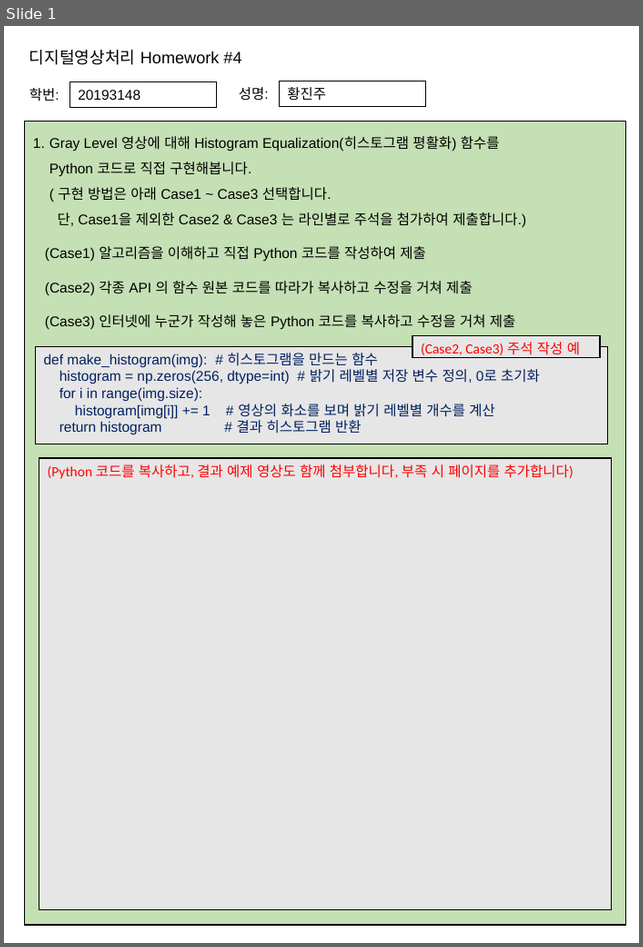
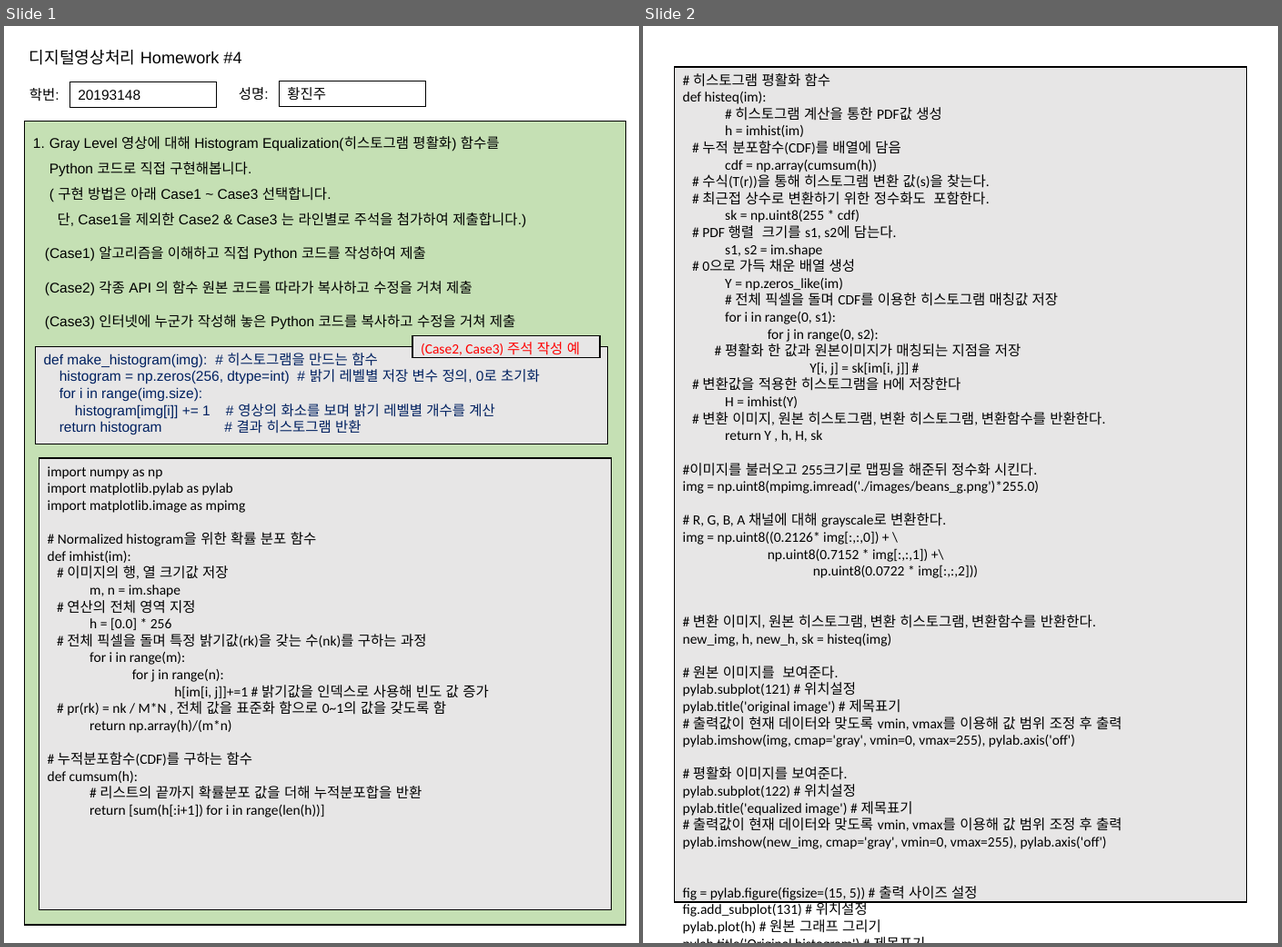
Before and after one commit to oMFDOo/School_3.1, a slide deck: 디지털 영상처리/디지털영상처리(Homework#04).pptx. Shown side by side, each under a label of ours: slide 1 before the commit, slides 1 and 2 after it. The pictures are 643x947 and 1282x947 pixels, drawn with LibreOffice and Linux fonts; fonts in the diff are those of the drawing. Boxes give left, top, right and bottom in pixels: in the first picture for what was removed or moved away, otherwise in the second. Text is boxed around its words. In the diff, an @@ line names an element or a change of style, - is before the commit and + after.

```diff
--- a/디지털 영상처리/디지털영상처리(Homework#04).pptx
+++ b/디지털 영상처리/디지털영상처리(Homework#04).pptx
@@ slide 2 added at (643,26,1278,943), background #FFFFFF @@
@@ rectangle added at (674,67,1247,902), fill #E7E6E6, outline #000000 1 pt, 12 pt, text #000000 @@
+# 히스토그램 평활화 함수
+def histeq(im):
+# 히스토그램 계산을 통한 PDF값 생성
+h = imhist(im)
+# 누적 분포함수(CDF)를 배열에 담음
+cdf = np.array(cumsum(h))
+# 수식(T(r))을 통해 히스토그램 변환 값(s)을 찾는다.
+# 최근접 상수로 변환하기 위한 정수화도 포함한다.
+sk = np.uint8(255 * cdf)
+# PDF 행렬 크기를 s1, s2에 담는다.
+s1, s2 = im.shape
+# 0으로 가득 채운 배열 생성
+Y = np.zeros_like(im)
+# 전체 픽셀을 돌며 CDF를 이용한 히스토그램 매칭값 저장
+for i in range(0, s1):
+for j in range(0, s2):
+# 평활화 한 값과 원본이미지가 매칭되는 지점을 저장
+Y[i, j] = sk[im[i, j]] #
+# 변환값을 적용한 히스토그램을 H에 저장한다
+H = imhist(Y)
+# 변환 이미지, 원본 히스토그램, 변환 히스토그램, 변환함수를 반환한다.
+return Y , h, H, sk
+#이미지를 불러오고 255크기로 맵핑을 해준뒤 정수화 시킨다.
+img = np.uint8(mpimg.imread('./images/beans_g.png')*255.0)
+# R, G, B, A 채널에 대해 grayscale로 변환한다.
+img = np.uint8((0.2126* img[:,:,0]) + \
+np.uint8(0.7152 * img[:,:,1]) +\
+np.uint8(0.0722 * img[:,:,2]))
+# 변환 이미지, 원본 히스토그램, 변환 히스토그램, 변환함수를 반환한다.
+new_img, h, new_h, sk = histeq(img)
+# 원본 이미지를 보여준다.
+pylab.subplot(121) # 위치설정
+pylab.title('original image') # 제목표기
+# 출력값이 현재 데이터와 맞도록 vmin, vmax를 이용해 값 범위 조정 후 출력
+pylab.imshow(img, cmap='gray', vmin=0, vmax=255), pylab.axis('off')
+# 평활화 이미지를 보여준다.
+pylab.subplot(122) # 위치설정
+pylab.title('equalized image') # 제목표기
+# 출력값이 현재 데이터와 맞도록 vmin, vmax를 이용해 값 범위 조정 후 출력
+pylab.imshow(new_img, cmap='gray', vmin=0, vmax=255), pylab.axis('off')
+fig = pylab.figure(figsize=(15, 5)) # 출력 사이즈 설정
+fig.add_subplot(131) # 위치설정
+pylab.plot(h) # 원본 그래프 그리기
+pylab.title('Original histogram') # 제목표기
+fig.add_subplot(132) # 위치설정
+pylab.plot(new_h) # 평활화 그래프 그리기
+pylab.title('New histogram') # 제목표기
+fig.add_subplot(133) # 위치설정
+pylab.plot(sk) # CDF 그래프 그리기
+pylab.title('Transfer function') # 제목표기
+pylab.show() # 그리기
@@ slide 1 changed as well @@
@@ text in rectangle at (48,466,489,818): text changed; text colour #FF0000 to #000000 @@
-(Python 코드를 복사하고, 결과 예제 영상도 함께 첨부합니다, 부족 시 페이지를 추가합니다)
+import numpy as np
+import matplotlib.pylab as pylab
+import matplotlib.image as mpimg
+# Normalized histogram을 위한 확률 분포 함수
+def imhist(im):
+# 이미지의 행, 열 크기값 저장
+m, n = im.shape
+# 연산의 전체 영역 지정
+h = [0.0] * 256
+# 전체 픽셀을 돌며 특정 밝기값(rk)을 갖는 수(nk)를 구하는 과정
+for i in range(m):
+for j in range(n):
+h[im[i, j]]+=1 # 밝기값을 인덱스로 사용해 빈도 값 증가
+# pr(rk) = nk / M*N , 전체 값을 표준화 함으로 0~1의 값을 갖도록 함
+return np.array(h)/(m*n)
+# 누적분포함수(CDF)를 구하는 함수
+def cumsum(h):
+# 리스트의 끝까지 확률분포 값을 더해 누적분포합을 반환
+return [sum(h[:i+1]) for i in range(len(h))]
```
Also in this commit, not shown: 1 other slide added, 1 slide removed.
